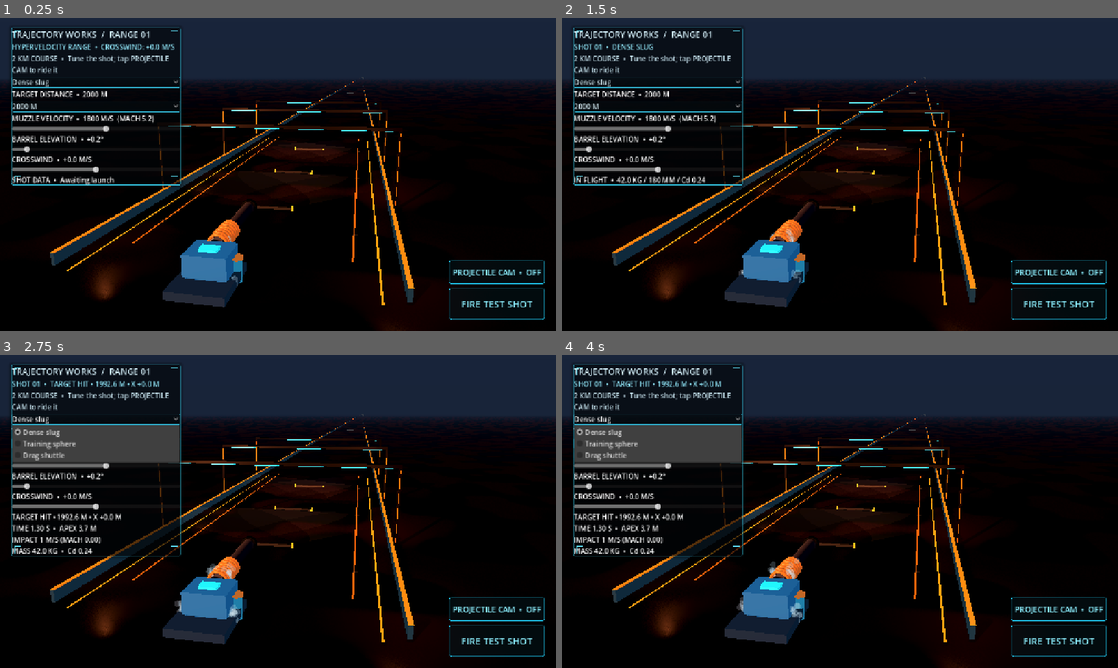
Above: before the commit, frames 1-4 (two rows, left to right).
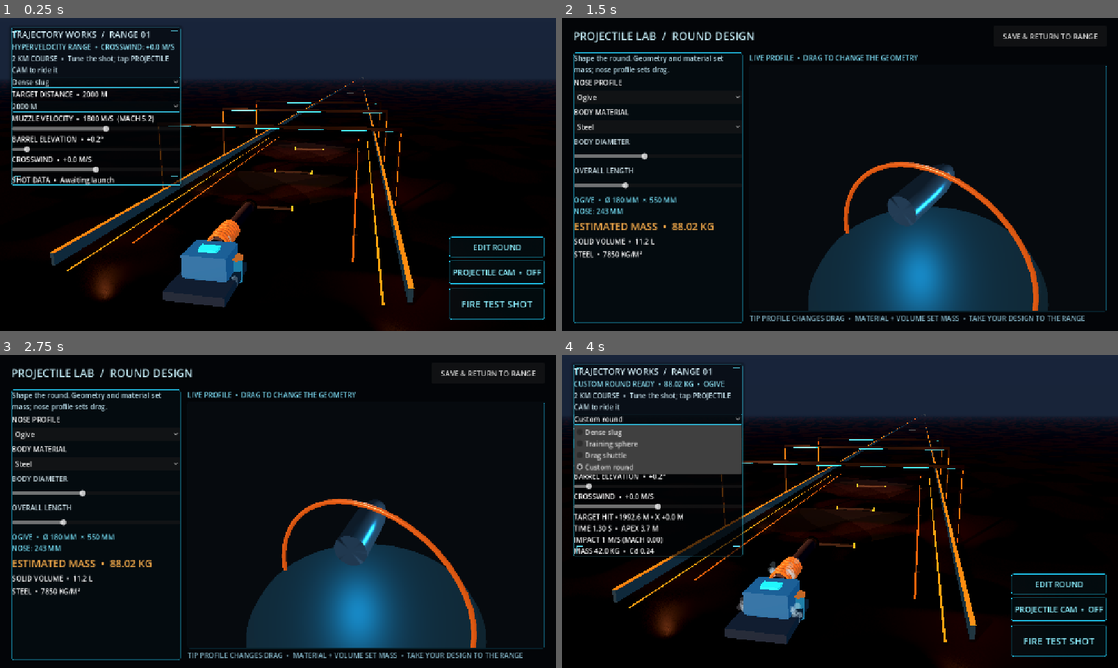
Above: after the commit, the same moments.

Repository: tpylman90-ctrl/Trajectory-Works
Game: Godot game, scene res://scenes/range.tscn
Two runs of this game, one before a commit and one after it. Both use one fixed random seed, a clock stepped at 60 frames per second and the inputs below.
Inputs (mouse positions are in pixels of both pictures, inside the frame that each line leads up to):
- Up to frame 1 (0.25 s): no input
- Up to frame 2 (1.5 s): click "FIRE TEST SHOT" at 0.5 s; click (1056, 246) at 1.25 s, where only the run after the commit has a clickable "EDIT ROUND"
- Up to frame 3 (2.75 s): click (94, 417) at 2 s, where only the run after the commit has a clickable "Custom round"
- Up to frame 4 (4 s): click (1051, 373) at 2.75 s, where only the run after the commit has a clickable "SAVE & RETURN TO RANGE"; click (656, 417) at 3.5 s, where only the run before the commit has a clickable "Dense slug"

The runs differ from the first frame. In frame 1, 0.3% of the frame differs, in the area x 80-98%, y 69-77%; in frame 2, 42%; in frame 3, 45%, in the area x 0-100%, y 0-100%; in frame 4, 1.8%.

Commit message:
Add interactive 3D projectile round editor

Diff:
--- a/scripts/range.gd
+++ b/scripts/range.gd
@@ -19,6 +19,20 @@
 var status_label: Label
 var analysis_label: Label
 var projectile_picker: OptionButton
+var current_projectile: Dictionary = {}
+var custom_round_active := false
+var round_editor_screen: Control
+var round_preview_spin: Node3D
+var round_preview_model: MeshInstance3D
+var round_preview_view: SubViewport
+var round_nose_picker: OptionButton
+var round_material_picker: OptionButton
+var round_diameter_slider: HSlider
+var round_length_slider: HSlider
+var round_dimensions_label: Label
+var round_mass_label: Label
+var round_volume_label: Label
+var round_material_label: Label
 var speed_slider: HSlider
 var elevation_slider: HSlider
 var wind_slider: HSlider
@@ -43,6 +57,14 @@
 var ground_render_size := 100000.0
 var ground_home := Vector3(0.0, -0.12, 0.0)
 
+const ROUND_NOSES := ["Ogive", "Conical", "Round", "Flat"]
+const ROUND_MATERIALS := [
+	{"name": "Aluminum alloy", "density": 2700.0, "color": Color(0.58, 0.69, 0.73)},
+	{"name": "Steel", "density": 7850.0, "color": Color(0.40, 0.51, 0.58)},
+	{"name": "Copper alloy", "density": 8960.0, "color": Color(0.72, 0.32, 0.15)},
+	{"name": "Tungsten alloy", "density": 18000.0, "color": Color(0.25, 0.31, 0.37)},
+]
+
 
 func _ready() -> void:
 	Engine.physics_ticks_per_second = 120
@@ -52,6 +74,7 @@
 	_build_range()
 	_build_range_details()
 	_build_range_assets()
+	current_projectile = PROJECTILE_TYPES[0].duplicate(true)
 	_build_hud()
 	set_physics_process(true)
 
@@ -517,6 +540,8 @@
 	projectile_picker.add_theme_color_override("font_color", Color(0.83, 0.92, 0.95))
 	for projectile_data in PROJECTILE_TYPES:
 		projectile_picker.add_item(str(projectile_data.name))
+	projectile_picker.add_item("Custom round")
+	projectile_picker.item_selected.connect(_on_projectile_preset_selected)
 	stack.add_child(projectile_picker)
 	target_distance_label = Label.new()
 	stack.add_child(target_distance_label)
@@ -606,10 +631,463 @@
 	projectile_camera_button.add_theme_color_override("font_color", Color(0.55, 0.94, 1.0))
 	projectile_camera_button.pressed.connect(_toggle_projectile_camera)
 	layer.add_child(projectile_camera_button)
+	var edit_round_button := Button.new()
+	edit_round_button.text = "EDIT ROUND"
+	edit_round_button.custom_minimum_size = Vector2(220.0, 44.0)
+	edit_round_button.anchor_left = 1.0
+	edit_round_button.anchor_top = 1.0
+	edit_round_button.anchor_right = 1.0
+	edit_round_button.anchor_bottom = 1.0
+	edit_round_button.offset_left = -246.0
+	edit_round_button.offset_top = -216.0
+	edit_round_button.offset_right = -26.0
+	edit_round_button.offset_bottom = -170.0
+	edit_round_button.add_theme_font_size_override("font_size", 18)
+	edit_round_button.add_theme_stylebox_override("normal", button_normal)
+	edit_round_button.add_theme_stylebox_override("hover", button_hover)
+	edit_round_button.add_theme_color_override("font_color", Color(0.55, 0.94, 1.0))
+	edit_round_button.pressed.connect(_open_round_editor)
+	layer.add_child(edit_round_button)
 	_on_speed_changed(speed_slider.value)
 	_on_elevation_changed(elevation_slider.value)
 	_on_wind_changed(wind_slider.value)
 	_add_hud_corner_marks(layer, panel)
+
+
+func _on_projectile_preset_selected(index: int) -> void:
+	if index >= PROJECTILE_TYPES.size():
+		custom_round_active = true
+		return
+	custom_round_active = false
+	current_projectile = PROJECTILE_TYPES[index].duplicate(true)
+
+
+func _open_round_editor() -> void:
+	if is_instance_valid(round_editor_screen):
+		return
+	if custom_round_active and not current_projectile.is_empty():
+		current_projectile = current_projectile.duplicate(true)
+	else:
+		current_projectile = PROJECTILE_TYPES[projectile_picker.selected].duplicate(true)
+	current_projectile["shape"] = "custom"
+	current_projectile["name"] = "Custom round"
+	if not current_projectile.has("nose"):
+		current_projectile["nose"] = "Ogive"
+	if not current_projectile.has("material"):
+		current_projectile["material"] = "Steel"
+	if not current_projectile.has("density"):
+		current_projectile["density"] = 7850.0
+	if not current_projectile.has("tip_length"):
+		current_projectile["tip_length"] = 0.0
+	_build_round_editor()
+
+
+func _build_round_editor() -> void:
+	var layer := get_node_or_null("RoundEditorLayer") as CanvasLayer
+	if layer == null:
+		layer = CanvasLayer.new()
+		layer.name = "RoundEditorLayer"
+		layer.layer = 10
+		add_child(layer)
+	round_editor_screen = Control.new()
+	round_editor_screen.name = "RoundEditingPage"
+	round_editor_screen.mouse_filter = Control.MOUSE_FILTER_STOP
+	round_editor_screen.set_anchors_and_offsets_preset(Control.PRESET_FULL_RECT)
+	layer.add_child(round_editor_screen)
+
+	var background := ColorRect.new()
+	background.color = Color(0.012, 0.022, 0.034, 1.0)
+	background.mouse_filter = Control.MOUSE_FILTER_IGNORE
+	background.set_anchors_and_offsets_preset(Control.PRESET_FULL_RECT)
+	round_editor_screen.add_child(background)
+
+	var margins := MarginContainer.new()
+	margins.set_anchors_and_offsets_preset(Control.PRESET_FULL_RECT)
+	margins.add_theme_constant_override("margin_left", 26)
+	margins.add_theme_constant_override("margin_right", 26)
+	margins.add_theme_constant_override("margin_top", 18)
+	margins.add_theme_constant_override("margin_bottom", 18)
+	round_editor_screen.add_child(margins)
+	var page := VBoxContainer.new()
+	page.add_theme_constant_override("separation", 14)
+	margins.add_child(page)
+
+	var header := HBoxContainer.new()
+	page.add_child(header)
+	var title := Label.new()
+	title.text = "PROJECTILE LAB  /  ROUND DESIGN"
+	title.add_theme_font_size_override("font_size", 25)
+	title.add_theme_color_override("font_color", Color(0.78, 0.94, 0.98))
+	header.add_child(title)
+	var header_spacer := Control.new()
+	header_spacer.size_flags_horizontal = Control.SIZE_EXPAND_FILL
+	header.add_child(header_spacer)
+	var return_button := Button.new()
+	return_button.text = "SAVE & RETURN TO RANGE"
+	return_button.custom_minimum_size = Vector2(260.0, 48.0)
+	return_button.add_theme_font_size_override("font_size", 17)
+	return_button.pressed.connect(_close_round_editor)
+	header.add_child(return_button)
+
+	var body := HBoxContainer.new()
+	body.size_flags_vertical = Control.SIZE_EXPAND_FILL
+	body.add_theme_constant_override("separation", 16)
+	page.add_child(body)
+
+	var editor_card := PanelContainer.new()
+	editor_card.custom_minimum_size = Vector2(390.0, 0.0)
+	editor_card.size_flags_vertical = Control.SIZE_EXPAND_FILL
+	body.add_child(editor_card)
+	var card_style := StyleBoxFlat.new()
+	card_style.bg_color = Color(0.018, 0.044, 0.061, 0.92)
+	card_style.border_color = Color(0.12, 0.68, 0.82, 0.78)
+	card_style.set_border_width_all(1)
+	card_style.set_corner_radius_all(5)
+	editor_card.add_theme_stylebox_override("panel", card_style)
+	var scroll := ScrollContainer.new()
+	scroll.size_flags_vertical = Control.SIZE_EXPAND_FILL
+	editor_card.add_child(scroll)
+	var form := VBoxContainer.new()
+	form.add_theme_constant_override("separation", 7)
+	form.size_flags_horizontal = Control.SIZE_EXPAND_FILL
+	scroll.add_child(form)
+
+	var instructions := Label.new()
+	instructions.text = "Shape the round. Geometry and material set mass; nose profile sets drag."
+	instructions.autowrap_mode = TextServer.AUTOWRAP_WORD_SMART
+	instructions.add_theme_color_override("font_color", Color(0.70, 0.84, 0.89))
+	form.add_child(instructions)
+
+	var nose_label := Label.new()
+	nose_label.text = "NOSE PROFILE"
+	form.add_child(nose_label)
+	round_nose_picker = OptionButton.new()
+	for nose_name in ROUND_NOSES:
+		round_nose_picker.add_item(nose_name)
+	round_nose_picker.selected = max(ROUND_NOSES.find(str(current_projectile.get("nose", "Ogive"))), 0)
+	form.add_child(round_nose_picker)
+
+	var material_label := Label.new()
+	material_label.text = "BODY MATERIAL"
+	form.add_child(material_label)
+	round_material_picker = OptionButton.new()
+	for material_data in ROUND_MATERIALS:
+		round_material_picker.add_item(str(material_data.name))
+	var initial_material := 1
+	for material_index in ROUND_MATERIALS.size():
+		if ROUND_MATERIALS[material_index].name == str(current_projectile.get("material", "Steel")):
+			initial_material = material_index
+	round_material_picker.selected = initial_material
+	form.add_child(round_material_picker)
+
+	round_diameter_slider = _add_round_editor_slider(form, "BODY DIAMETER", 80.0, 320.0, 5.0, float(current_projectile.get("diameter", 0.18)) * 1000.0)
+	round_length_slider = _add_round_editor_slider(form, "OVERALL LENGTH", 250.0, 1250.0, 25.0, maxf(float(current_projectile.get("length", 0.54)), 0.25) * 1000.0)
+	round_dimensions_label = Label.new()
+	round_dimensions_label.add_theme_color_override("font_color", Color(0.45, 0.86, 0.95))
+	form.add_child(round_dimensions_label)
+	round_mass_label = Label.new()
+	round_mass_label.add_theme_font_size_override("font_size", 23)
+	round_mass_label.add_theme_color_override("font_color", Color(0.96, 0.67, 0.29))
+	form.add_child(round_mass_label)
+	round_volume_label = Label.new()
+	form.add_child(round_volume_label)
+	round_material_label = Label.new()
+	form.add_child(round_material_label)
+
+	var preview_column := VBoxContainer.new()
+	preview_column.size_flags_horizontal = Control.SIZE_EXPAND_FILL
+	preview_column.size_flags_vertical = Control.SIZE_EXPAND_FILL
+	body.add_child(preview_column)
+	var preview_title := Label.new()
+	preview_title.text = "LIVE PROFILE  •  DRAG TO CHANGE THE GEOMETRY"
+	preview_title.add_theme_color_override("font_color", Color(0.47, 0.83, 0.92))
+	preview_column.add_child(preview_title)
+	var preview_frame := PanelContainer.new()
+	preview_frame.size_flags_horizontal = Control.SIZE_EXPAND_FILL
+	preview_frame.size_flags_vertical = Control.SIZE_EXPAND_FILL
+	preview_column.add_child(preview_frame)
+	var preview_frame_style := StyleBoxFlat.new()
+	preview_frame_style.bg_color = Color(0.023, 0.038, 0.055, 1.0)
+	preview_frame_style.border_color = Color(0.10, 0.54, 0.67, 0.62)
+	preview_frame_style.set_border_width_all(1)
+	preview_frame_style.set_corner_radius_all(4)
+	preview_frame.add_theme_stylebox_override("panel", preview_frame_style)
+	var viewport_container := SubViewportContainer.new()
+	viewport_container.size_flags_horizontal = Control.SIZE_EXPAND_FILL
+	viewport_container.size_flags_vertical = Control.SIZE_EXPAND_FILL
+	viewport_container.stretch = true
+	preview_frame.add_child(viewport_container)
+	round_preview_view = SubViewport.new()
+	round_preview_view.size = Vector2i(720, 480)
+	round_preview_view.own_world_3d = true
+	round_preview_view.render_target_update_mode = SubViewport.UPDATE_ALWAYS
+	viewport_container.add_child(round_preview_view)
+	_build_round_preview_scene()
+	_refresh_round_design()
+
+	var footer := Label.new()
+	footer.text = "TIP PROFILE CHANGES DRAG  •  MATERIAL + VOLUME SET MASS  •  TAKE YOUR DESIGN TO THE RANGE"
+	footer.autowrap_mode = TextServer.AUTOWRAP_WORD_SMART
+	footer.add_theme_color_override("font_color", Color(0.52, 0.71, 0.78))
+	preview_column.add_child(footer)
+
+	round_nose_picker.item_selected.connect(_on_round_design_changed)
+	round_material_picker.item_selected.connect(_on_round_material_changed)
+	round_diameter_slider.value_changed.connect(_on_round_design_changed)
+	round_length_slider.value_changed.connect(_on_round_design_changed)
+	_on_round_design_changed(0.0)
+
+
+func _add_round_editor_slider(parent: VBoxContainer, caption: String, minimum: float, maximum: float, step: float, initial: float) -> HSlider:
+	var label := Label.new()
+	label.text = caption
+	label.add_theme_color_override("font_color", Color(0.79, 0.87, 0.90))
+	parent.add_child(label)
+	var slider := HSlider.new()
+	slider.min_value = minimum
+	slider.max_value = maximum
+	slider.step = step
+	slider.value = clampf(initial, minimum, maximum)
+	slider.size_flags_horizontal = Control.SIZE_EXPAND_FILL
+	slider.custom_minimum_size.y = 30.0
+	parent.add_child(slider)
+	return slider
+
+
+func _build_round_preview_scene() -> void:
+	var preview_world := Node3D.new()
+	preview_world.name = "RoundPreviewWorld"
+	round_preview_view.add_child(preview_world)
+	var preview_environment := WorldEnvironment.new()
+	var env := Environment.new()
+	env.background_mode = Environment.BG_COLOR
+	env.background_color = Color(0.023, 0.038, 0.055)
+	env.ambient_light_source = Environment.AMBIENT_SOURCE_COLOR
+	env.ambient_light_color = Color(0.48, 0.57, 0.68)
+	env.ambient_light_energy = 0.72
+	preview_environment.environment = env
+	preview_world.add_child(preview_environment)
+	var key := DirectionalLight3D.new()
+	key.rotation_degrees = Vector3(-35.0, -28.0, 0.0)
+	key.light_color = Color(0.67, 0.84, 1.0)
+	key.light_energy = 1.25
+	preview_world.add_child(key)
+	var rim := OmniLight3D.new()
+	rim.position = Vector3(-1.0, 1.2, -1.4)
+	rim.light_color = Color(0.12, 0.72, 0.92)
+	rim.light_energy = 2.0
+	rim.omni_range = 5.0
+	rim.shadow_enabled = false
+	preview_world.add_child(rim)
+	var pedestal := MeshInstance3D.new()
+	var pedestal_mesh := CylinderMesh.new()
+	pedestal_mesh.top_radius = 0.72
+	pedestal_mesh.bottom_radius = 0.78
+	pedestal_mesh.height = 0.10
+	pedestal_mesh.radial_segments = 48
+	pedestal.mesh = pedestal_mesh
+	pedestal.position = Vector3(0.0, -0.66, 0.0)
+	pedestal.material_override = _material(Color(0.08, 0.16, 0.20), 0.78, 0.34)
+	preview_world.add_child(pedestal)
+	var accent := MeshInstance3D.new()
+	var accent_mesh := TorusMesh.new()
+	accent_mesh.inner_radius = 0.70
+	accent_mesh.outer_radius = 0.73
+	accent_mesh.rings = 48
+	accent_mesh.ring_segments = 12
+	accent.mesh = accent_mesh
+	accent.position = Vector3(0.0, -0.59, 0.0)
+	accent.rotation.x = PI * 0.5
+	accent.material_override = _material(Color(0.96, 0.36, 0.08), 0.62, 0.3)
+	preview_world.add_child(accent)
+	round_preview_spin = Node3D.new()
+	preview_world.add_child(round_preview_spin)
+	var preview_camera := Camera3D.new()
+	preview_camera.position = Vector3(2.25, 1.18, 3.15)
+	preview_camera.fov = 37.0
+	preview_camera.current = true
+	preview_world.add_child(preview_camera)
+	preview_camera.look_at(Vector3.ZERO, Vector3.UP)
+
+
+func _process(delta: float) -> void:
+	if is_instance_valid(round_preview_spin) and is_instance_valid(round_editor_screen):
+		round_preview_spin.rotation.y += delta * 0.18
+
+
+func _on_round_design_changed(_value: float) -> void:
+	if not is_instance_valid(round_diameter_slider) or not is_instance_valid(round_length_slider):
+		return
+	var nose_index := round_nose_picker.selected if is_instance_valid(round_nose_picker) else 0
+	var material_index := round_material_picker.selected if is_instance_valid(round_material_picker) else 1
+	var material_data: Dictionary = ROUND_MATERIALS[clampi(material_index, 0, ROUND_MATERIALS.size() - 1)]
+	current_projectile["shape"] = "custom"
+	current_projectile["name"] = "Custom round"
+	current_projectile["diameter"] = round_diameter_slider.value / 1000.0
+	current_projectile["length"] = round_length_slider.value / 1000.0
+	current_projectile["nose"] = ROUND_NOSES[clampi(nose_index, 0, ROUND_NOSES.size() - 1)]
+	current_projectile["material"] = material_data.name
+	current_projectile["density"] = material_data.density
+	current_projectile["color"] = material_data.color
+	var radius := float(current_projectile.diameter) * 0.5
+	var nose_length := minf(float(current_projectile.diameter) * 1.35, float(current_projectile.length) * 0.45)
+	current_projectile["tip_length"] = nose_length
+	current_projectile["mass"] = _round_volume(current_projectile) * float(current_projectile.density)
+	current_projectile["cd"] = _round_drag_coefficient(str(current_projectile.nose))
+	custom_round_active = true
+	if is_instance_valid(projectile_picker):
+		projectile_picker.select(PROJECTILE_TYPES.size())
+	_refresh_round_design()
+
+
+func _on_round_material_changed(_index: int) -> void:
+	_on_round_design_changed(0.0)
+
+
+func _round_volume(design: Dictionary) -> float:
+	var radius := float(design.diameter) * 0.5
+	var length := float(design.length)
+	var nose_length := minf(float(design.get("tip_length", radius * 2.7)), length * 0.45)
+	var area := PI * radius * radius
+	var body_volume := area * maxf(length - nose_length, 0.0)
+	var nose_shape := str(design.get("nose", "Ogive"))
+	var nose_factor := 0.55
+	match nose_shape:
+		"Conical":
+			nose_factor = 1.0 / 3.0
+		"Flat":
+			nose_factor = 1.0
+		"Round":
+			nose_factor = 0.58
+	return body_volume + area * nose_length * nose_factor
+
+
+func _round_drag_coefficient(nose_shape: String) -> float:
+	match nose_shape:
+		"Conical":
+			return 0.31
+		"Flat":
+			return 0.42
+		"Round":
+			return 0.34
+		_:
+			return 0.24
+
+
+func _round_profile(design: Dictionary) -> Array[Vector2]:
+	var radius := float(design.diameter) * 0.5
+	var length := float(design.length)
+	var nose_length := minf(float(design.get("tip_length", radius * 2.7)), length * 0.45)
+	var body_end_z := -length * 0.5 + nose_length
+	var profile: Array[Vector2] = []
+	profile.append(Vector2(radius, length * 0.5))
+	profile.append(Vector2(radius, body_end_z))
+	for segment in range(1, 9):
+		var t := float(segment) / 8.0
+		var ring_radius := radius
+		match str(design.get("nose", "Ogive")):
+			"Conical":
+				ring_radius = radius * (1.0 - t)
+			"Round":
+				var smooth := t * t * (3.0 - 2.0 * t)
+				ring_radius = radius * (1.0 - smooth)
+			"Flat":
+				ring_radius = radius
+			_:
+				ring_radius = radius * sqrt(maxf(0.0, 1.0 - t * t))
+		var z := lerpf(body_end_z, -length * 0.5, t)
+		profile.append(Vector2(ring_radius, z))
+	return profile
+
+
+func _round_collision_points(design: Dictionary) -> PackedVector3Array:
+	var points := PackedVector3Array()
+	for ring in _round_profile(design):
+		for slice in range(16):
+			var angle := TAU * float(slice) / 16.0
+			points.append(Vector3(ring.x * cos(angle), ring.x * sin(angle), ring.y))
+	return points
+
+
+func _build_round_mesh(design: Dictionary) -> ArrayMesh:
+	var profile := _round_profile(design)
+	var tool := SurfaceTool.new()
+	tool.begin(Mesh.PRIMITIVE_TRIANGLES)
+	var slices := 32
+	for segment in range(profile.size() - 1):
+		var first: Vector2 = profile[segment]
+		var second: Vector2 = profile[segment + 1]
+		for slice in range(slices):
+			var a0 := TAU * float(slice) / slices
+			var a1 := TAU * float(slice + 1) / slices
+			var p00 := Vector3(first.x * cos(a0), first.x * sin(a0), first.y)
+			var p01 := Vector3(first.x * cos(a1), first.x * sin(a1), first.y)
+			var p10 := Vector3(second.x * cos(a0), second.x * sin(a0), second.y)
+			var p11 := Vector3(second.x * cos(a1), second.x * sin(a1), second.y)
+			tool.add_vertex(p00)
+			tool.add_vertex(p10)
+			tool.add_vertex(p01)
+			tool.add_vertex(p01)
+			tool.add_vertex(p10)
+			tool.add_vertex(p11)
+	var radius := float(design.diameter) * 0.5
+	var back_z := float(design.length) * 0.5
+	for slice in range(slices):
+		var a0 := TAU * float(slice) / slices
+		var a1 := TAU * float(slice + 1) / slices
+		tool.add_vertex(Vector3(0.0, 0.0, back_z))
+		tool.add_vertex(Vector3(radius * cos(a1), radius * sin(a1), back_z))
+		tool.add_vertex(Vector3(radius * cos(a0), radius * sin(a0), back_z))
+	if str(design.get("nose", "")) == "Flat":
+		var front_z := -float(design.length) * 0.5
+		for slice in range(slices):
+			var a0 := TAU * float(slice) / slices
+			var a1 := TAU * float(slice + 1) / slices
+			tool.add_vertex(Vector3(0.0, 0.0, front_z))
+			tool.add_vertex(Vector3(radius * cos(a0), radius * sin(a0), front_z))
+			tool.add_vertex(Vector3(radius * cos(a1), radius * sin(a1), front_z))
+	tool.generate_normals()
+	return tool.commit()
+
+
+func _refresh_round_design() -> void:
+	if not is_instance_valid(round_editor_screen):
+		return
+	var diameter_mm := float(current_projectile.get("diameter", 0.18)) * 1000.0
+	var length_mm := float(current_projectile.get("length", 0.54)) * 1000.0
+	var tip_mm := float(current_projectile.get("tip_length", 0.0)) * 1000.0
+	if is_instance_valid(round_dimensions_label):
+		round_dimensions_label.text = "%s  •  Ø %0.0f MM  ×  %0.0f MM\nNOSE: %0.0f MM" % [str(current_projectile.nose).to_upper(), diameter_mm, length_mm, tip_mm]
+	if is_instance_valid(round_mass_label):
+		round_mass_label.text = "ESTIMATED MASS  •  %0.2f KG" % float(current_projectile.mass)
+	if is_instance_valid(round_volume_label):
+		round_volume_label.text = "SOLID VOLUME  •  %0.1f L" % (_round_volume(current_projectile) * 1000.0)
+	if is_instance_valid(round_material_label):
+		round_material_label.text = "%s  •  %0.0f KG/M³" % [str(current_projectile.material).to_upper(), float(current_projectile.density)]
+	if is_instance_valid(round_preview_model):
+		round_preview_model.queue_free()
+		round_preview_model = null
+	if is_instance_valid(round_preview_spin):
+		var mesh_instance := MeshInstance3D.new()
+		mesh_instance.name = "Live machined round preview"
+		mesh_instance.mesh = _build_round_mesh(current_projectile)
+		mesh_instance.material_override = _material(current_projectile.color, 0.76, 0.27)
+		round_preview_spin.add_child(mesh_instance)
+		round_preview_model = mesh_instance
+		var preview_camera := round_preview_view.get_camera_3d()
+		if is_instance_valid(preview_camera):
+			var length := float(current_projectile.length)
+			var diameter := float(current_projectile.diameter)
+			preview_camera.position = Vector3(length * 1.75, diameter * 6.0, length * 2.8)
+			preview_camera.look_at(Vector3.ZERO, Vector3.UP)
+
+
+func _close_round_editor() -> void:
+	if is_instance_valid(round_editor_screen):
+		round_editor_screen.queue_free()
+		round_editor_screen = null
+	if is_instance_valid(status_label):
+		status_label.text = "CUSTOM ROUND READY  •  %0.2f KG  •  %s" % [float(current_projectile.mass), str(current_projectile.nose).to_upper()]
 
 
 func _toggle_projectile_camera() -> void:
@@ -702,7 +1180,7 @@
 
 func _fire_test_shot() -> void:
 	shot_count += 1
-	var design: Dictionary = PROJECTILE_TYPES[projectile_picker.selected]
+	var design: Dictionary = current_projectile.duplicate(true) if custom_round_active else PROJECTILE_TYPES[projectile_picker.selected].duplicate(true)
 	status_label.text = "SHOT %02d  •  %s" % [shot_count, str(design.name).to_upper()]
 	var projectile := RigidBody3D.new()
 	projectile.name = "TestProjectile_%02d" % shot_count
@@ -716,7 +1194,9 @@
 	var mesh_instance := MeshInstance3D.new()
 	var radius := float(design.diameter) * 0.5
 	var mesh: Mesh
-	if design.shape == "sphere":
+	if design.shape == "custom":
+		mesh = _build_round_mesh(design)
+	elif design.shape == "sphere":
 		var sphere := SphereMesh.new()
 		sphere.radius = radius
 		sphere.height = radius * 2.0
@@ -727,7 +1207,8 @@
 		capsule.height = float(design.length)
 		mesh = capsule
 	mesh_instance.mesh = mesh
-	mesh_instance.rotation.x = PI * 0.5
+	if design.shape != "custom":
+		mesh_instance.rotation.x = PI * 0.5
 	var projectile_material := _material(design.color, 0.52, 0.22)
 	projectile_material.emission_enabled = true
 	projectile_material.emission = Color(0.18, 0.73, 1.0) if design.shape != "shuttle" else Color(1.0, 0.28, 0.06)
@@ -752,7 +1233,11 @@
 	projectile.add_child(projectile_light)
 	var collision := CollisionShape3D.new()
 	var collision_shape: Shape3D
-	if design.shape == "sphere":
+	if design.shape == "custom":
+		var round_shape := ConvexPolygonShape3D.new()
+		round_shape.points = _round_collision_points(design)
+		collision_shape = round_shape
+	elif design.shape == "sphere":
 		var sphere_shape := SphereShape3D.new()
 		sphere_shape.radius = radius
 		collision_shape = sphere_shape
